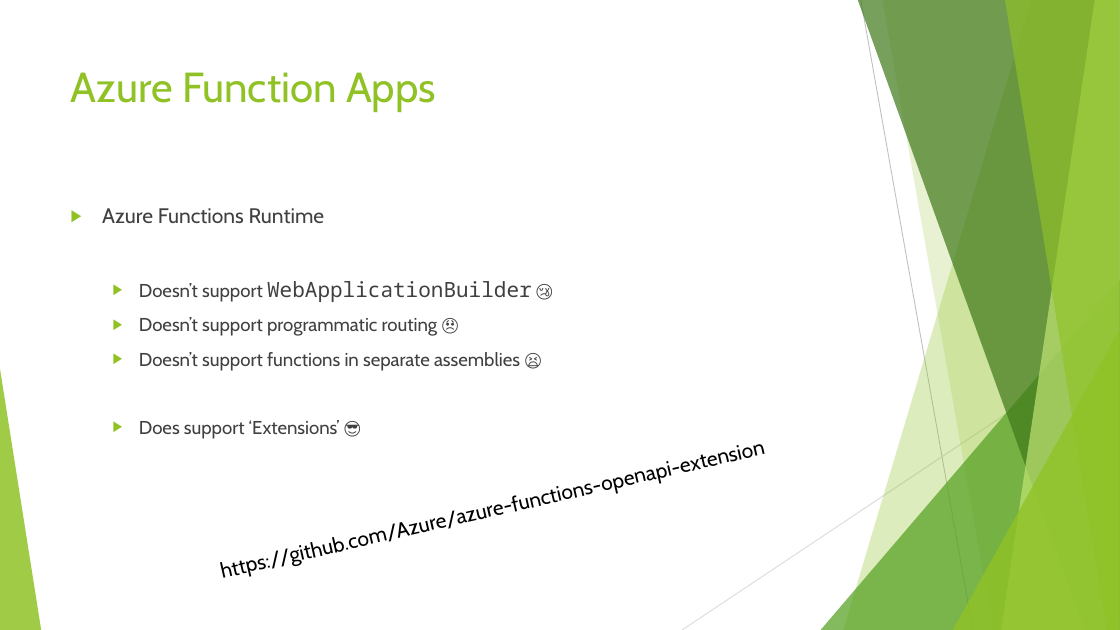
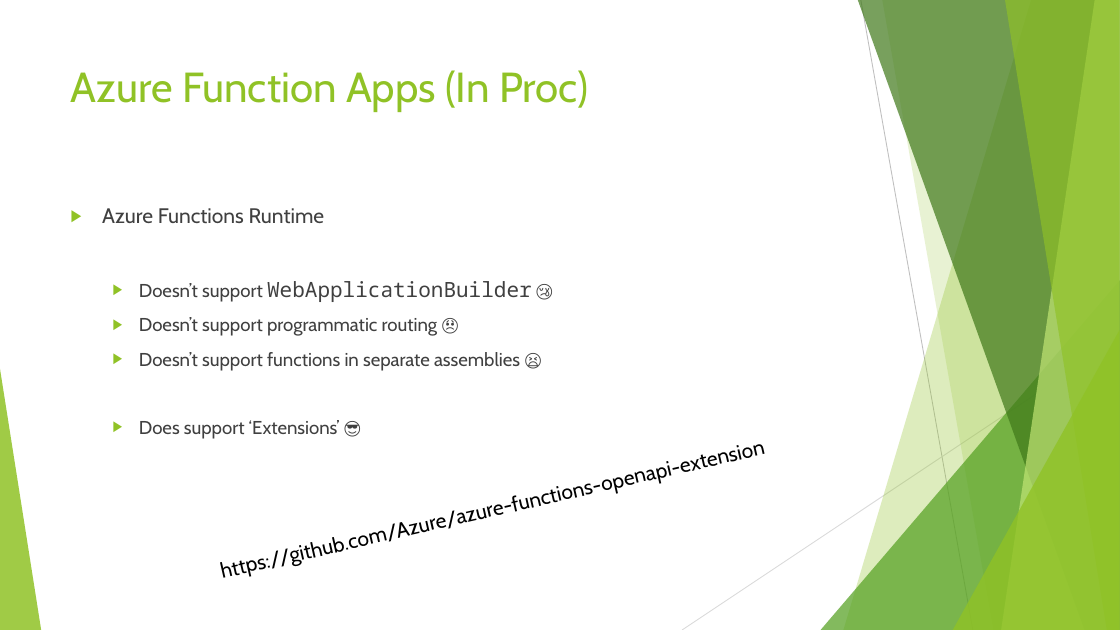
Before and after one commit to Rammesses/Azure.Functions.HealthEndpoints, a slide deck: slide 6 of Global Azure London - 2023-05-12.pptx (slide 4 before the commit). Drawn at 1120x630 pixels with LibreOffice and Linux fonts; fonts in the diff are those of the drawing. Boxes give left, top, right and bottom in pixels: in the first picture for what was removed or moved away, otherwise in the second. Text is boxed around its words. In the diff, an @@ line names an element or a change of style, - is before the commit and + after.

```diff
--- a/Global Azure London - 2023-05-12.pptx
+++ b/Global Azure London - 2023-05-12.pptx
@@ title at [71,70,588,112]: text changed @@
-Azure Function Apps
+Azure Function Apps (In Proc)
```
Also in this commit, not shown: 1 other slide changed, 7 slides added.
